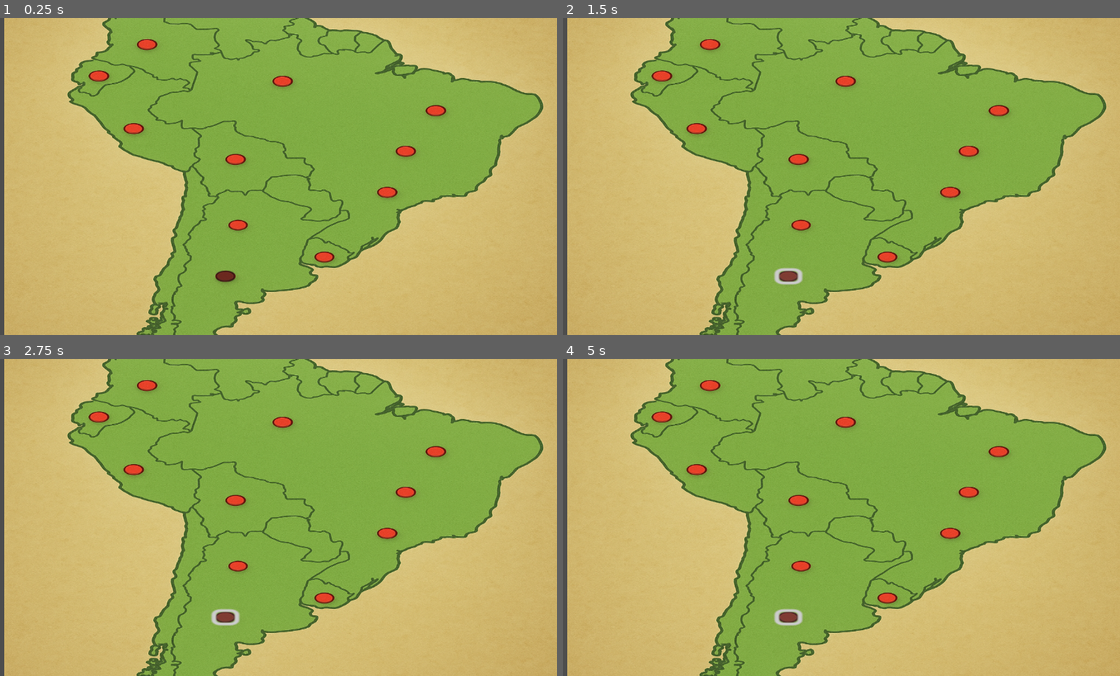
Above: before the commit, frames 1-4 (two rows, left to right).
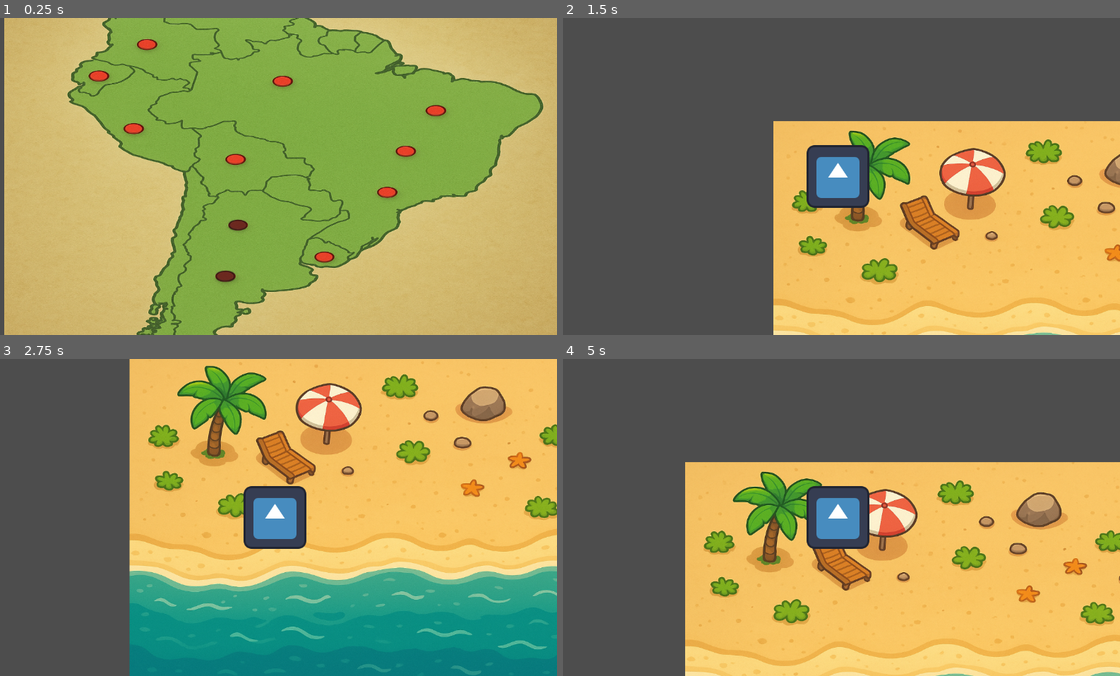
Above: after the commit, the same moments.

Repository: DAGimenez/Detector_Proyect
Game: Godot game, scene res://Escenas/mapa_seleccionable.tscn
Two runs of this game, one before a commit and one after it. Both use one fixed random seed, a clock stepped at 60 frames per second and the inputs below. This scene is started directly instead of the project's main scene. The engine's default icon, where the game draws it, is replaced by a stand-in: a white triangle on a blue panel in a dark square.
Inputs (mouse positions are in pixels of both pictures, inside the frame that each line leads up to):
- Up to frame 1 (0.25 s): no input
- Up to frame 2 (1.5 s): click (785, 274) at 0.5 s; tap Enter at 1.25 s; hold D (vi_right) from 1.28 s (still down); tap Shift (vi_shift) at 1.35 s
- Up to frame 3 (2.75 s): release D (vi_right) at 2.03 s; hold S (vi_down) from 2.03 s (still down); tap Shift (vi_shift) at 2.1 s
- Up to frame 4 (5 s): release S (vi_down) at 2.78 s; hold D (vi_right) 2.78-3.53 s; tap Shift (vi_shift) at 2.85, 3.6, 4.35 s; hold W (vi_up) 3.53-4.28 s; hold A (vi_left) from 4.28 s (still down)

The runs differ from the first frame. In frame 1, less than 0.1% of the frame differs, in the area x 41-45%, y 63-68%; in frame 2, 99%; in frame 3, 99%; in frame 4, 99%, in the area x 0-100%, y 0-100%.

Commit message:
pequeños cambios

Diff:
--- a/detector-proyecto/Escenas/Personaje.tscn
+++ b/detector-proyecto/Escenas/Personaje.tscn
@@ -3,7 +3,7 @@
 [ext_resource type="Script" uid="uid://cesjayvjd4job" path="res://Personaje.gd" id="1_48aib"]
 [ext_resource type="Texture2D" uid="uid://cgbn3psjyemuc" path="res://icon.svg" id="2_47rpa"]
 
-[node name="Node2D" type="Node2D"]
+[node name="Personaje" type="Node2D"]
 
 [node name="CharacterBody2D" type="CharacterBody2D" parent="."]
 position = Vector2(72, 95)
--- a/detector-proyecto/Escenas/mapa_seleccionable.tscn
+++ b/detector-proyecto/Escenas/mapa_seleccionable.tscn
@@ -26,4 +26,13 @@
 offset_bottom = 525.0
 scale = Vector2(4.717604, 2.7506812)
 
+[node name="Button2" type="Button" parent="."]
+layout_mode = 0
+offset_left = 482.0
+offset_top = 413.00003
+offset_right = 490.0
+offset_bottom = 421.00003
+scale = Vector2(4.474144, 2.600948)
+
 [connection signal="pressed" from="Button" to="." method="_on_button_pressed"]
+[connection signal="pressed" from="Button2" to="." method="_on_button_2_pressed"]
--- /dev/null
+++ b/detector-proyecto/Escenas/provincia_2.tscn
@@ -0,0 +1,13 @@
+[gd_scene load_steps=2 format=3 uid="uid://5tj50wlwf8q"]
+
+[ext_resource type="PackedScene" uid="uid://c6c6hp2pisqlr" path="res://Escenas/Personaje.tscn" id="1_tmkg3"]
+
+[node name="provincia_2" type="Control"]
+layout_mode = 3
+anchors_preset = 15
+anchor_right = 1.0
+anchor_bottom = 1.0
+grow_horizontal = 2
+grow_vertical = 2
+
+[node name="Node2D" parent="." instance=ExtResource("1_tmkg3")]
--- a/detector-proyecto/mapa_seleccionable.gd
+++ b/detector-proyecto/mapa_seleccionable.gd
@@ -1,11 +1,16 @@
 extends Control
-
+const Provincia_1 := ("res://Escenas/provincia_1.tscn")
+const Provincia_2 := ("res://Escenas/provincia_2.tscn")
 
 # Called when the node enters the scene tree for the first time.
 func _on_provincia2_pressed() -> void:
 
-	get_tree().change_scene_to_file("res://provincia_1.tscn")
+	get_tree().change_scene_to_file("res://Escenas/provincia_1.tscn")
 
 
 func _on_button_pressed() -> void:
-	get_tree().change_scene_to_file("res://provincia_1.tscn")
+	get_tree().change_scene_to_file(Provincia_1)
+
+
+func _on_button_2_pressed() -> void:
+	get_tree().change_scene_to_file(Provincia_2)
